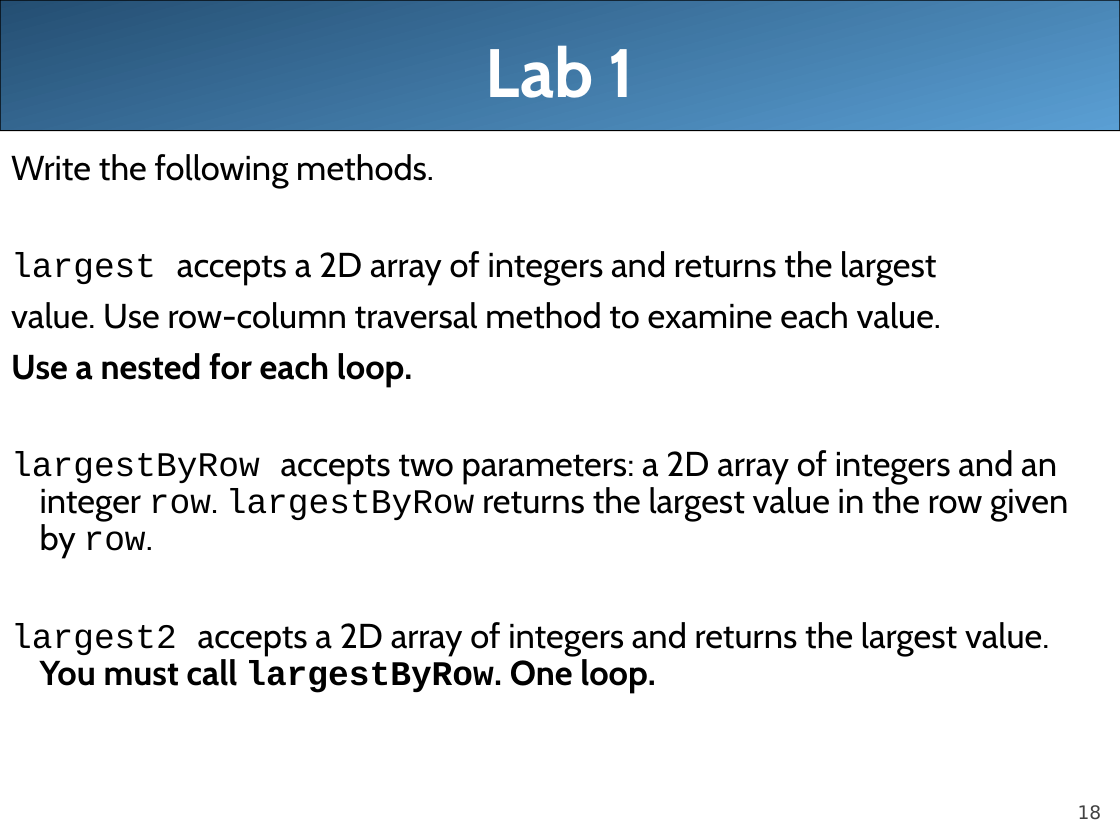
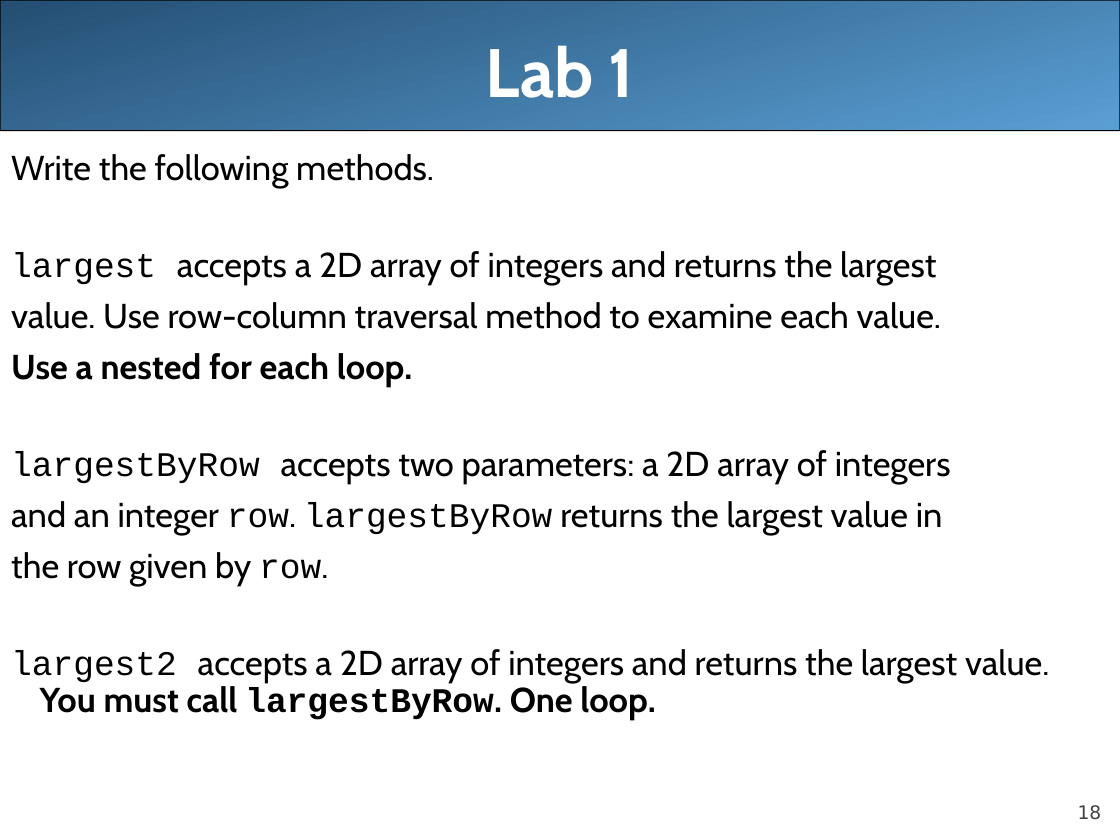
Before and after one commit to LongBaoNguyen/longbaonguyen.github.io, a slide deck: slide 18 of courses/apcsa/lecture20.ppt. Drawn at 1120x840 pixels with LibreOffice and Linux fonts; fonts in the diff are those of the drawing. Boxes give left, top, right and bottom in pixels: in the first picture for what was removed or moved away, otherwise in the second. Text is boxed around its words. In the diff, an @@ line names an element or a change of style, - is before the commit and + after.

```diff
--- a/courses/apcsa/lecture20.ppt
+++ b/courses/apcsa/lecture20.ppt
@@ text at (11,450,951,586): text changed @@
-largestByRow accepts two parameters: a 2D array of integers and an integer row. largestByRow returns the largest value in the row given by row.
+largestByRow accepts two parameters: a 2D array of integers
+and an integer row. largestByRow returns the largest value in
+the row given by row.
```
Also in this commit, not shown: 3 other slides changed, 1 other file.
